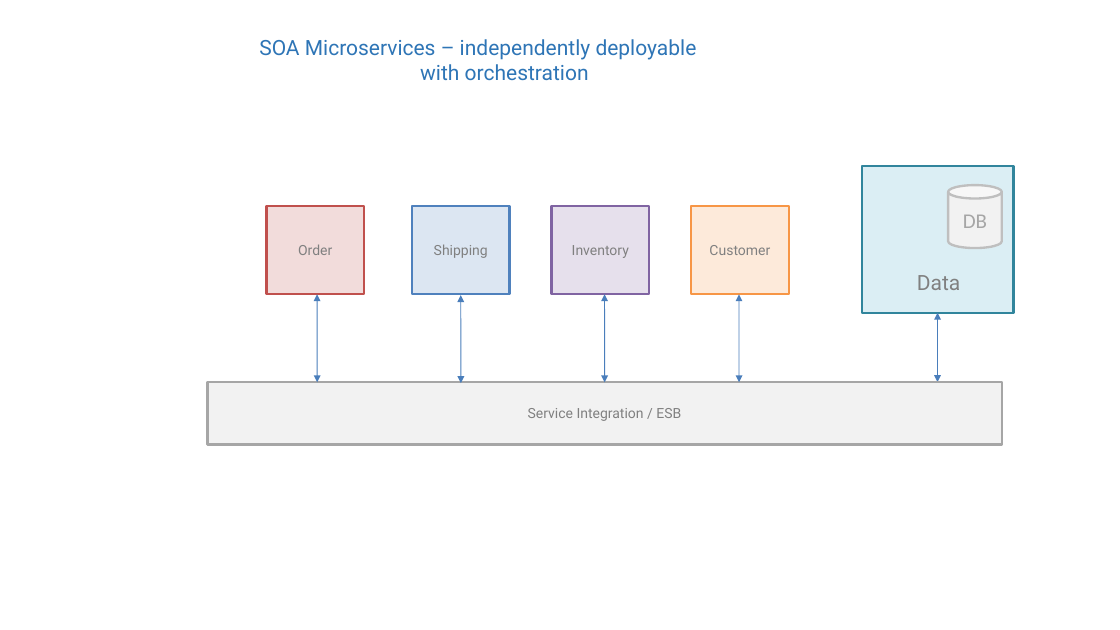
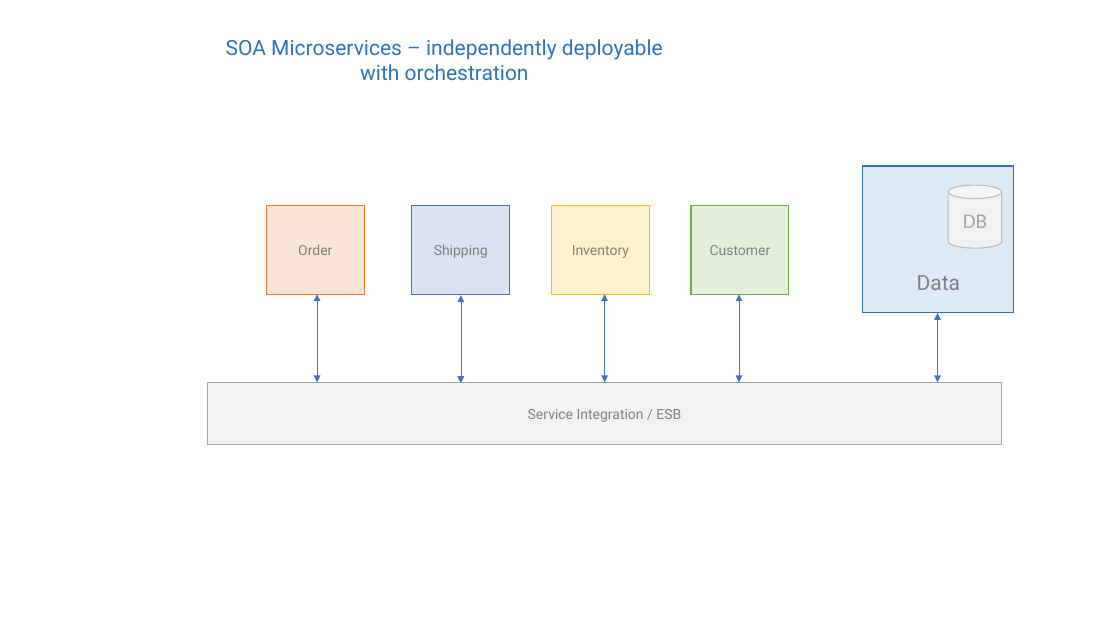
Before and after one commit to michaellif/event-driven-microservices-example, a slide deck: slide 5 of MicroservicesTraining.pptx. Drawn at 1120x630 pixels with LibreOffice and Linux fonts; fonts in the diff are those of the drawing. Boxes give left, top, right and bottom in pixels: in the first picture for what was removed or moved away, otherwise in the second. Text is boxed around its words. In the diff, an @@ line names an element or a change of style, - is before the commit and + after.

```diff
--- a/MicroservicesTraining.pptx
+++ b/MicroservicesTraining.pptx
@@ text "SOA Microservices – independently deployable": place and size @@
-text "SOA Microservices – independently deployable" at box(259, 39, 697, 80)
+text "SOA Microservices – independently deployable" at box(226, 39, 663, 80)
@@ rectangle at box(862, 166, 1013, 313): fill #DBEEF4 to #DEEBF7; outline #31859C 2 pt to #2E75B6 1 pt @@
@@ rectangle "Order" at box(266, 206, 365, 294): fill #F2DCDB to #FBE5D6; outline #C0504D 2 pt to #ED7D31 1 pt @@
@@ rectangle "Shipping" at box(412, 206, 510, 294): fill #DCE6F2 to #DAE3F3; outline #4F81BD 2 pt to #4472C4 1 pt @@
@@ rectangle "Inventory" at box(552, 206, 650, 294): fill #E6E0EC to #FFF2CC; outline #8064A2 2 pt to #FFC000 1 pt @@
@@ rectangle "Customer" at box(691, 206, 790, 294): fill #FDEADA to #E2F0D9; outline #F79646 2 pt to #70AD47 1 pt @@
@@ cylinder "DB" at box(949, 185, 1002, 248): outline #BFBFBF 2 pt to #BFBFBF 1 pt; proportions changed @@
@@ freeform shape removed at box(318, 294, 318, 382) @@
@@ double arrow added from (318, 294) to (318, 382), #4472C4 0.5 pt @@
@@ freeform shape removed at box(461, 295, 461, 383) @@
@@ double arrow added from (461, 295) to (461, 383), #4472C4 0.5 pt @@
@@ freeform shape removed at box(605, 294, 605, 382) @@
@@ double arrow added from (605, 294) to (605, 382), #4472C4 0.5 pt @@
@@ freeform shape removed at box(739, 294, 739, 382) @@
@@ double arrow added from (739, 294) to (739, 382), #4472C4 0.5 pt @@
@@ freeform shape removed at box(938, 313, 938, 382) @@
@@ double arrow added from (938, 382) to (938, 313), #4472C4 0.5 pt @@
@@ rectangle "Service Integration / ESB" at box(208, 382, 1002, 444): outline #A6A6A6 2 pt to #A6A6A6 1 pt @@
```
Also in this commit, not shown: 19 other slides changed.
